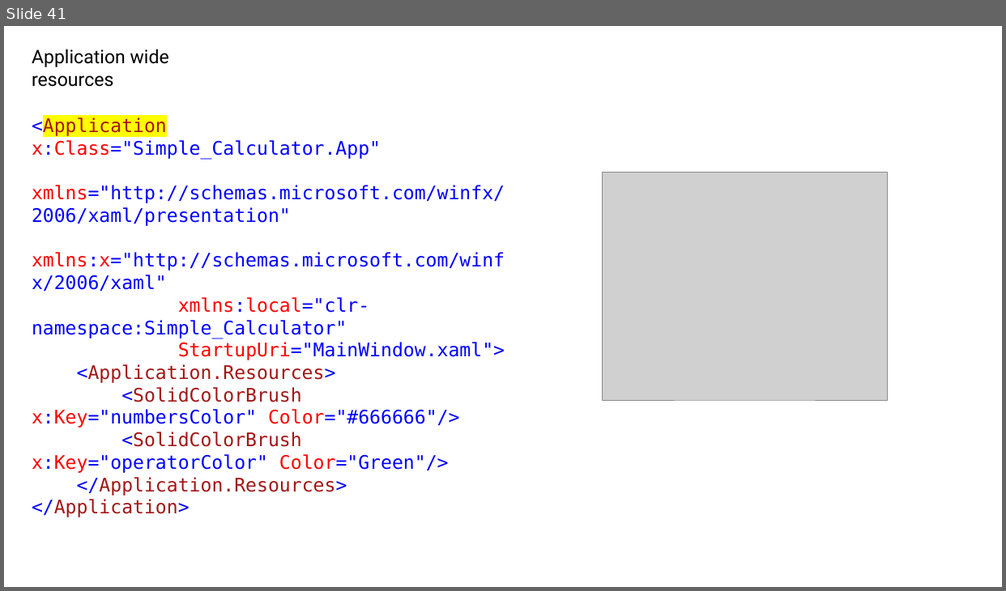
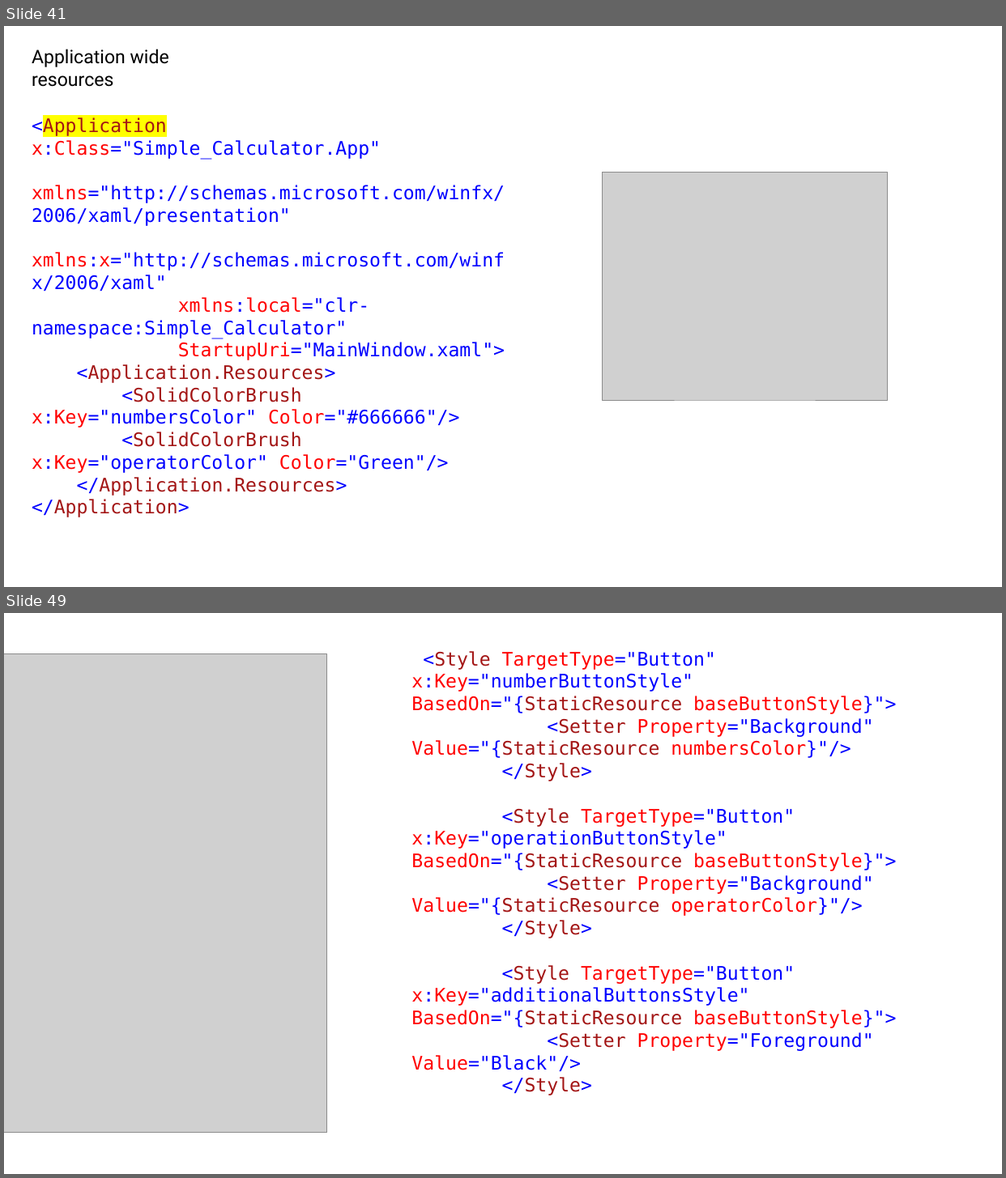
Before and after one commit to DanielZdebski/Simple-Calculator, a slide deck: Simple Calculator/presentation/My WPF notes.pptx. Shown one above the other, each under a label of ours: slide 41 before the commit, slides 41 and 49 after it; the slides between them are not shown. The pictures are 1006x591 and 1006x1178 pixels, drawn with LibreOffice and Linux fonts; fonts in the diff are those of the drawing; grey boxes stand for pictures. Boxes give left, top, right and bottom in pixels: in the first picture for what was removed or moved away, otherwise in the second. Text is boxed around its words. In the diff, an @@ line names an element or a change of style, - is before the commit and + after.

```diff
--- a/Simple Calculator/presentation/My WPF notes.pptx
+++ b/Simple Calculator/presentation/My WPF notes.pptx
@@ slide 49 added at [4, 613, 1002, 1174], background #FFFFFF @@
@@ picture added at [4, 654, 326, 1133] @@
@@ text added at [411, 651, 896, 1096], 18 pt, text #0000FF @@
+<Style TargetType="Button" x:Key="numberButtonStyle" BasedOn="{StaticResource baseButtonStyle}">
+<Setter Property="Background" Value="{StaticResource numbersColor}"/>
+</Style>
+<Style TargetType="Button" x:Key="operationButtonStyle" BasedOn="{StaticResource baseButtonStyle}">
+<Setter Property="Background" Value="{StaticResource operatorColor}"/>
+</Style>
+<Style TargetType="Button" x:Key="additionalButtonsStyle" BasedOn="{StaticResource baseButtonStyle}">
+<Setter Property="Foreground" Value="Black"/>
+</Style>
```
Also in this commit, not shown: 13 other slides added, 14 slides removed, 14 other files.
